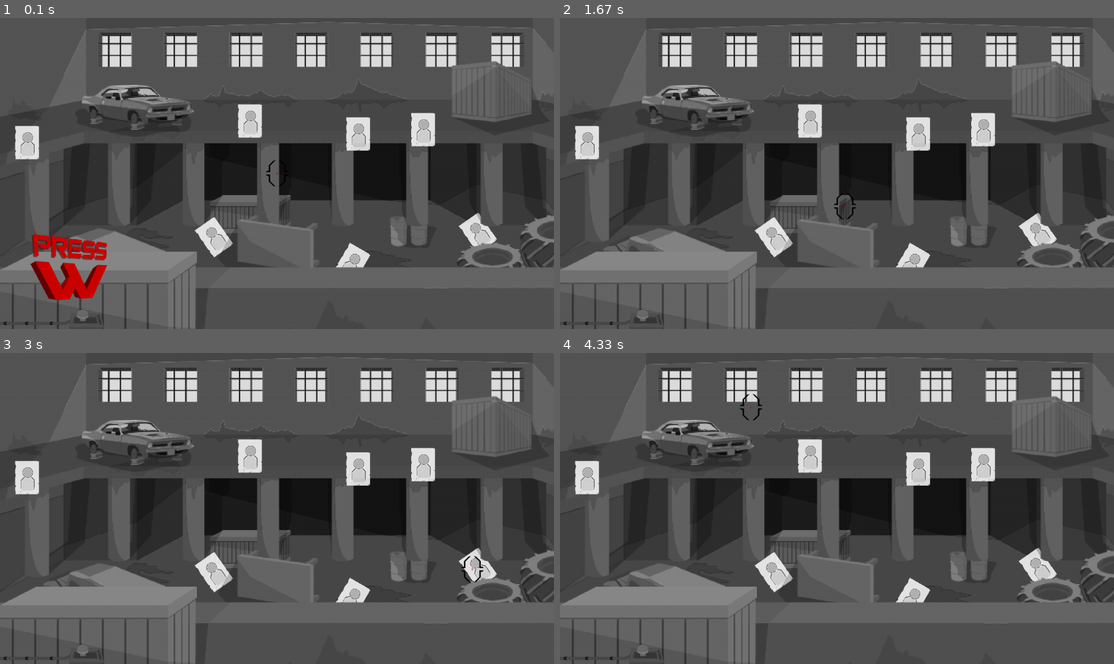
Above: before the commit, frames 1-4 (two rows, left to right).
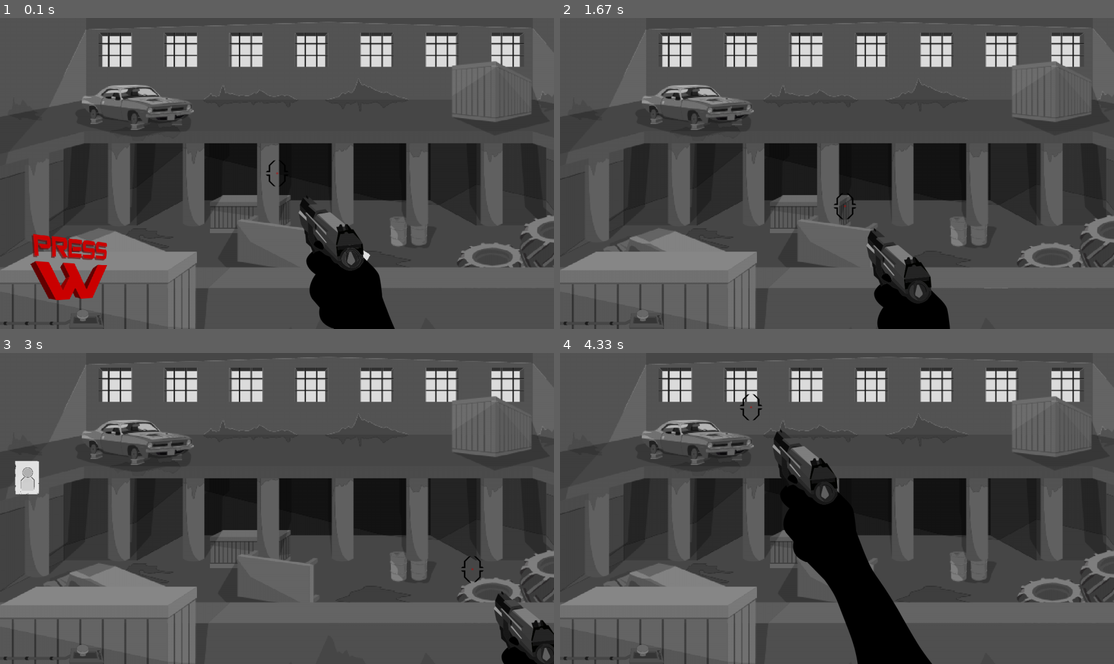
Above: after the commit, the same moments.

Repository: insper-classroom/projeto-pygame-branco
Game: pygame game, started from GAME/game.py
Two runs of this game, one before a commit and one after it. Both use one fixed random seed, a clock stepped at 60 frames per second and the inputs below.
Inputs (mouse positions are in pixels of both pictures, inside the frame that each line leads up to):
- Up to frame 1 (0.1 s): no input
- Up to frame 2 (1.67 s): press the mouse at (704, 176) at 0.37 s; move the mouse to (798, 207) at 0.47 s; release the mouse at (892, 241) at 0.6 s; tap W at 0.73, 1.03 s; click (665, 126) at 0.75 s; click (848, 67) at 1.22 s; click (842, 204) at 1.55 s
- Up to frame 3 (3 s): click (421, 558) at 1.88 s; click (421, 480) at 2.22 s; click (476, 483) at 2.55 s; click (470, 570) at 2.88 s
- Up to frame 4 (4.33 s): click (859, 496) at 3.22 s; click (715, 452) at 3.55 s; click (986, 542) at 3.88 s; click (748, 405) at 4.22 s

The runs differ from the first frame. In frame 1, 6.7% of the frame differs, in the area x 2-90%, y 27-100%; in frame 2, 5.7%; in frame 3, 4.1%; in frame 4, 9.7%, in the area x 2-90%, y 24-100%.

Commit message:
alvos mexendo e arma na tela

Diff:
--- a/GAME/draw.py
+++ b/GAME/draw.py
@@ -1,17 +1,45 @@
 import pygame
 from constants import *
-
+from random import *
 
 class draw:
 
-  def __init__(self, assets, state):
+  def __init__(self, assets, state, clock):
     self.assets = assets
 
-
+    self.clock = clock
 
     self.state = state
 
+    self.cronometer = 0
+
+    self.random_number = randint(0, 10)
+
+    self.last_target_time = - 1
+
   def draw_sr(self, screen):
+
+    self.cronometer += self.clock.get_time()
+
+    target_time = self.cronometer // 1000
+
+    if self.last_target_time != target_time:
+      self.random_number = randint(0, 10)
+    self.last_target_time = target_time
+
+    target_list = [
+      (self.assets['target_sr'][0], (770, 520)),
+      (self.assets['target_sr'][6], (200, 520)),
+      (self.assets['target_sr'][7], (450, 460)),
+      (self.assets['target_sr'][9], (1060, 450)),
+      (self.assets['target_sr'][10], (1345, 480)),
+      (self.assets['target_sr'][8], (980, 600)),
+      (self.assets['target_sr'][1], (550, 200)),
+      (self.assets['target_sr'][2], (800, 230)),
+      (self.assets['target_sr'][3], (950, 220)),
+      (self.assets['target_sr'][4], (35, 250)),
+      (self.assets['target_sr'][5], (1500, 220)),
+    ]
 
     screen.fill(black)
 
@@ -20,22 +48,15 @@
     screen.blit(self.assets['props_sr'], (485, 410))
 
     # behind pillars and cars
-    screen.blit(self.assets['target_sr'][0], (770, 520))
-    screen.blit(self.assets['target_sr'][6], (200, 520))
-    screen.blit(self.assets['target_sr'][7], (450, 460))
-    screen.blit(self.assets['target_sr'][9], (1060, 450))
-    screen.blit(self.assets['target_sr'][10], (1345, 480))
+    if self.random_number >= 0 and self.random_number <= 4:
+      screen.blit(target_list[self.random_number][0], target_list[self.random_number][1])
 
-    # gound
-    screen.blit(self.assets['target_sr'][8], (980, 600))
+
     screen.blit(self.assets['pillars_sr'], (0, 0))
 
     # on top
-    screen.blit(self.assets['target_sr'][1], (550, 200))
-    screen.blit(self.assets['target_sr'][2], (800, 230))
-    screen.blit(self.assets['target_sr'][3], (950, 220))
-    screen.blit(self.assets['target_sr'][4], (35, 250))
-    screen.blit(self.assets['target_sr'][5], (1500, 220))
+    if self.random_number > 4 and self.random_number <= 10:
+      screen.blit(target_list[self.random_number][0], target_list[self.random_number][1])
 
 
     screen.blit(self.assets['cars_sr'], (100, 100))
@@ -53,4 +74,8 @@
     # crosshair
     screen.blit(self.assets['crosshair'], (self.state['mouse_x'] - 26, self.state['mouse_y'] - 31))
 
+    # gun
+    screen.blit(self.assets['gun_sr'], (self.state['mouse_x'] + 50, self.state['mouse_y'] + 50))
+
+
     pygame.display.update()
--- a/GAME/events.py
+++ b/GAME/events.py
@@ -27,7 +27,7 @@
           return False
           # ----- #
 
-      # move mouse
+      # move crosshair
       if event.type == pygame.MOUSEMOTION:
         self.state['mouse_x'], self.state['mouse_y'] = event.pos
 
@@ -39,11 +39,3 @@
         self.assets['button'] = self.assets['button_off']
 
     return True
-
-  def inside_rect(m_x, m_y, rect_x, rect_y, rect_w, rect_h):
-    if m_x >= rect_x and \
-    m_x <= rect_x + rect_w and \
-    m_y >= rect_y and \
-    m_y <= rect_y + rect_h:
-      return True
-    return False
--- a/GAME/game.py
+++ b/GAME/game.py
@@ -50,6 +50,7 @@
         pygame.transform.rotate(target, 35), # 9
         pygame.transform.rotate(target, -35), # 10
       ],
+      'gun_sr': pygame.image.load('assets/pistol.png'),
       'screen_w': screen_w,
       'screen_h': screen_h,
     }
@@ -74,8 +75,11 @@
 
   def game_loop(self):
 
+    # fps
+    self.clock.tick(60)
+
     # import class draw
-    draw_win = draw(self.assets, self.state)
+    draw_win = draw(self.assets, self.state, self.clock)
 
     # main loop
     while self.state['running']:
